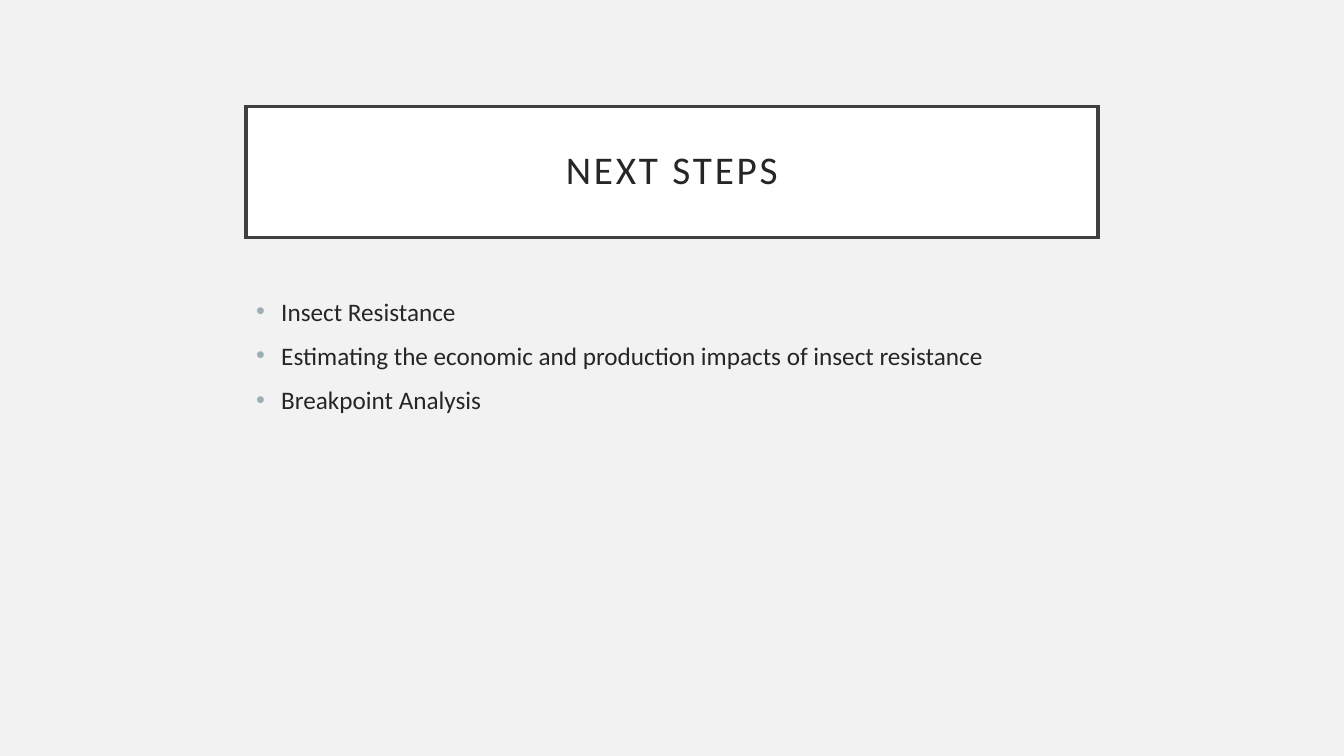
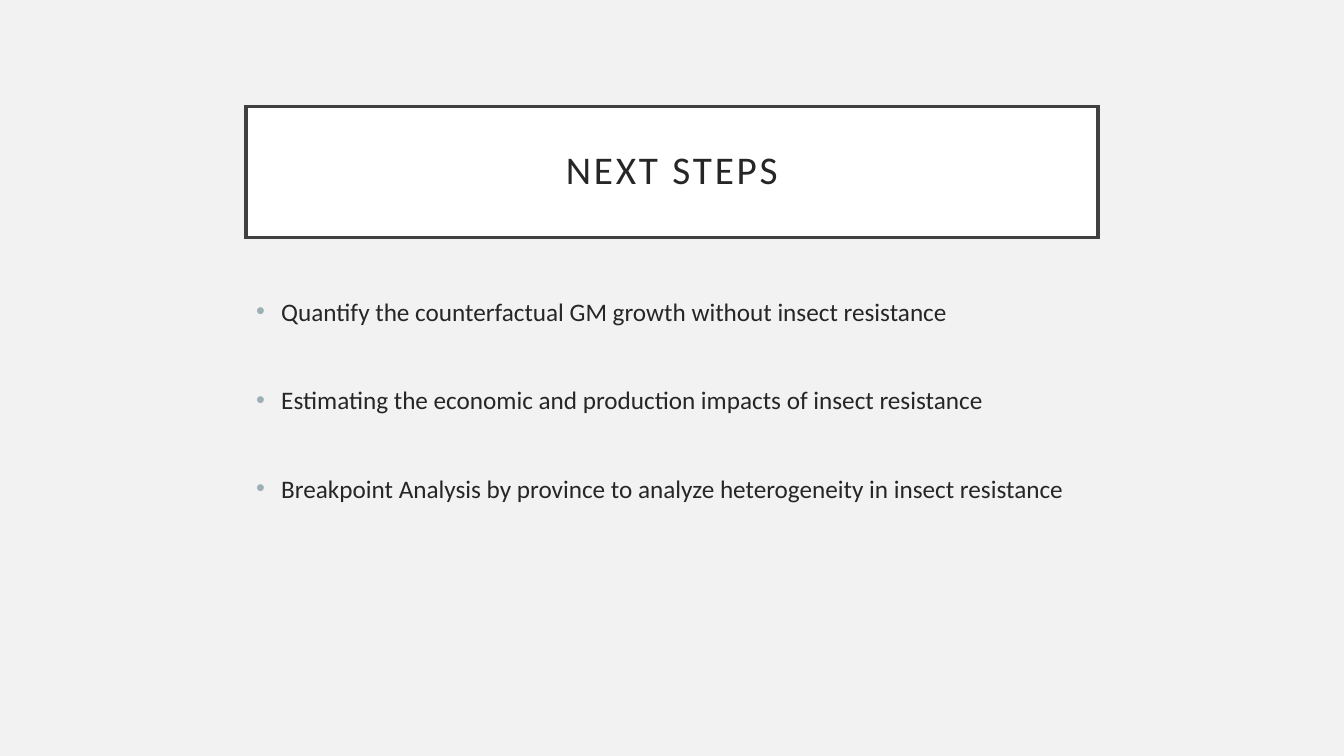
Before and after one commit to cfcooper/maize, a slide deck: slide 14 of SA_maize_AAEA2021.pptx (slide 13 before the commit). Drawn at 1344x756 pixels with LibreOffice and Linux fonts; fonts in the diff are those of the drawing. Boxes give left, top, right and bottom in pixels: in the first picture for what was removed or moved away, otherwise in the second. Text is boxed around its words. In the diff, an @@ line names an element or a change of style, - is before the commit and + after.

```diff
--- a/SA_maize_AAEA2021.pptx
+++ b/SA_maize_AAEA2021.pptx
@@ text at box(281, 303, 947, 326): text changed @@
-• Insect Resistance
+• Quantify the counterfactual GM growth without insect resistance
@@ text at box(281, 480, 1063, 503): text changed @@
-• Breakpoint Analysis
+• Breakpoint Analysis by province to analyze heterogeneity in insect resistance
```
Also in this commit, not shown: 2 other slides changed, 2 slides added, 1 slide removed, 2 other files.
